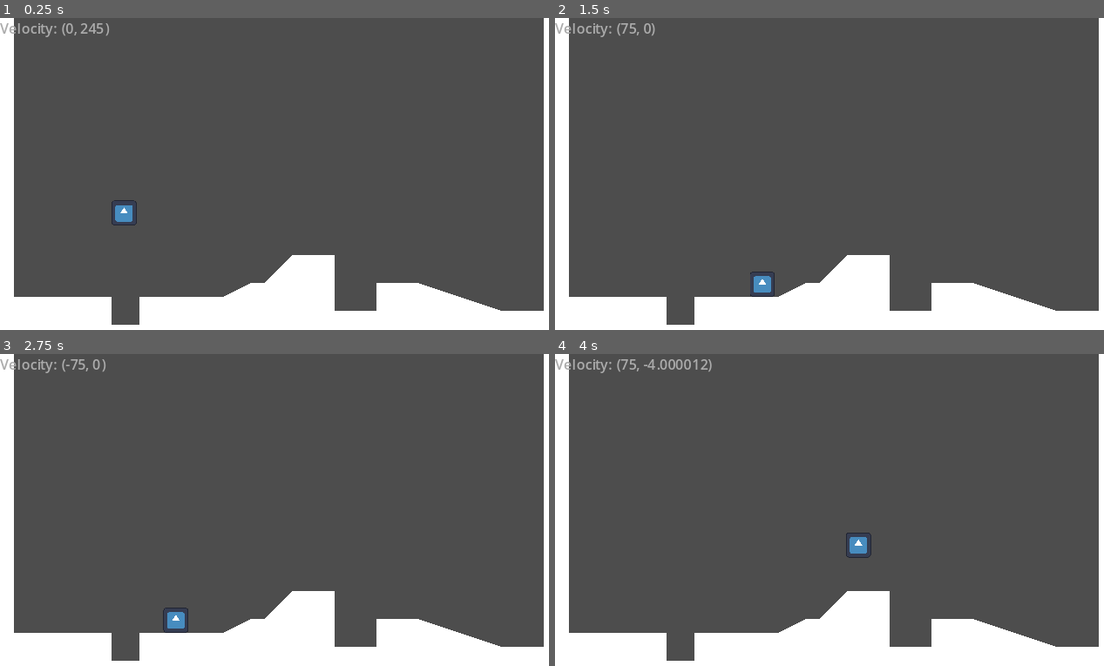
Above: before the commit, frames 1-4 (two rows, left to right).
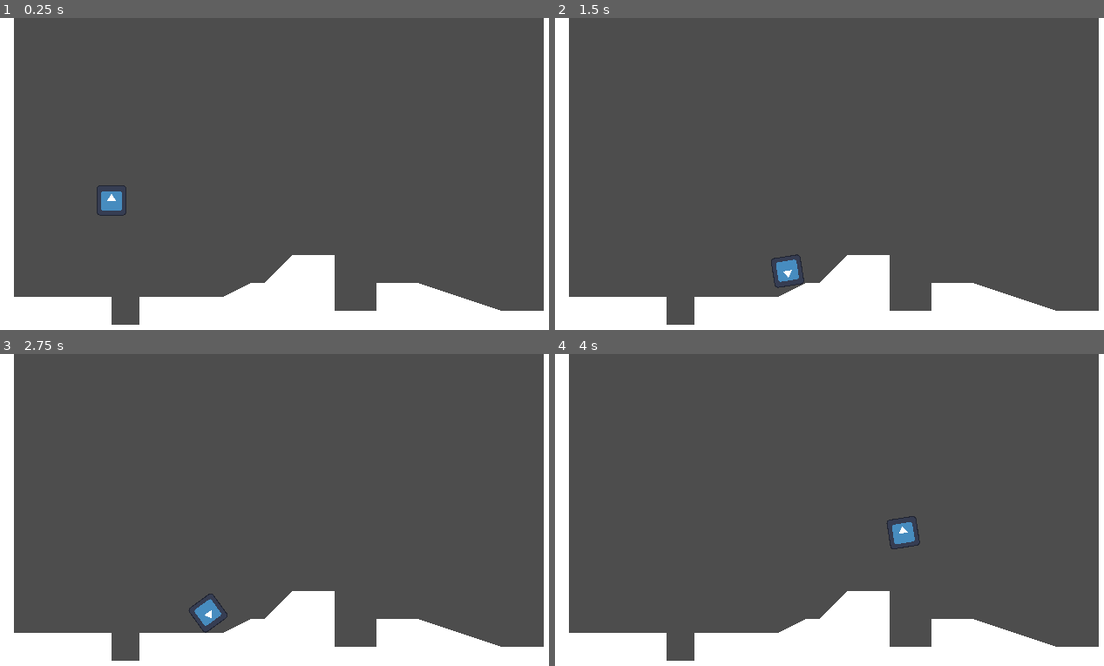
Above: after the commit, the same moments.

Repository: adachille/squaresy
Game: Godot game, scene res://scenes/game/world.tscn
Two runs of this game, one before a commit and one after it. Both use one fixed random seed, a clock stepped at 60 frames per second and the inputs below. The engine's default icon, where the game draws it, is replaced by a stand-in: a white triangle on a blue panel in a dark square.
Inputs:
- Up to frame 1 (0.25 s): no input
- Up to frame 2 (1.5 s): tap Enter (ui_accept) at 0.5, 0.77 s; hold Right (ui_right) from 0.53 s (still down)
- Up to frame 3 (2.75 s): tap Enter (ui_accept) at 1.52 s; release Right (ui_right) at 2.03 s; hold Left (ui_left) from 2.03 s (still down)
- Up to frame 4 (4 s): release Left (ui_left) at 2.78 s; hold Right (ui_right) from 2.78 s (still down); tap Enter (ui_accept) at 3.02, 3.77 s

The runs differ from the first frame. In frame 1, 0.7% of the frame differs, in the area x 0-25%, y 1-67%; in frame 2, 0.7%; in frame 3, 0.8%; in frame 4, 0.9%, in the area x 0-67%, y 1-66%.
Error after the commit: Parse Error: Identifier "velocity" not declared in the current scope. (res://scenes/_debug/info_layer.gd:9)

Commit message:
Add rotational movement

Diff:
--- a/scenes/_debug/info_layer.gd
+++ b/scenes/_debug/info_layer.gd
@@ -1,6 +1,7 @@
 extends CanvasLayer
 
-@onready var velocity = $InfoBox/Velocity
+@onready var player_velocity = $InfoBox/Velocity
+@onready var player_rotation = $InfoBox/Rotation
 @onready var player = $"../Player"
 
 # Called when the node enters the scene tree for the first time.
@@ -11,4 +12,7 @@
 
 # Called every frame. 'delta' is the elapsed time since the previous frame.
 func _process(delta):
-	velocity.text = "Velocity: %s" % str(player.velocity)
+	player_velocity.text = "Velocity: %s" % str(player.velocity)
+
+	var rotation_degrees = round(rad_to_deg(player.rotation))
+	player_rotation.text = "Rotation: %s" % str(rotation_degrees)
--- a/scenes/_debug/info_layer.tscn
+++ b/scenes/_debug/info_layer.tscn
@@ -16,3 +16,7 @@
 [node name="Velocity" type="Label" parent="InfoBox"]
 layout_mode = 2
 label_settings = SubResource("LabelSettings_ryfmq")
+
+[node name="Rotation" type="Label" parent="InfoBox"]
+layout_mode = 2
+label_settings = SubResource("LabelSettings_ryfmq")
--- a/scenes/game/characters/player.tscn
+++ b/scenes/game/characters/player.tscn
@@ -1,10 +1,7 @@
-[gd_scene load_steps=4 format=3 uid="uid://c5v5y5g8xkh8h"]
+[gd_scene load_steps=3 format=3 uid="uid://c5v5y5g8xkh8h"]
 
 [ext_resource type="Script" path="res://scenes/player.gd" id="1_br6sg"]
 [ext_resource type="Texture2D" uid="uid://185v2blpij81" path="res://assets/sprites/icon.svg" id="2_vfijs"]
-
-[sub_resource type="RectangleShape2D" id="RectangleShape2D_0pubr"]
-size = Vector2(16, 16)
 
 [node name="Player" type="CharacterBody2D"]
 position = Vector2(-8, -8)
@@ -13,11 +10,10 @@
 speed = 75.0
 jump_velocity = -200.0
 
-[node name="CollisionShape2D" type="CollisionShape2D" parent="."]
-position = Vector2(8, 8)
-shape = SubResource("RectangleShape2D_0pubr")
+[node name="Sprite2D" type="Sprite2D" parent="."]
+scale = Vector2(0.15, 0.15)
+texture = ExtResource("2_vfijs")
 
-[node name="Sprite2D" type="Sprite2D" parent="."]
-position = Vector2(8, 8)
-scale = Vector2(0.125, 0.125)
-texture = ExtResource("2_vfijs")
+[node name="CollisionPolygon2D" type="CollisionPolygon2D" parent="."]
+rotation = -0.00431393
+polygon = PackedVector2Array(-9.96635, -7.82084, -7.73457, -10.0335, 7.82084, -9.96635, 10.0335, -7.73457, 9.96636, 7.82084, 7.73457, 10.0335, -7.82084, 9.96636, -10.0335, 7.73457)
--- a/scenes/player.gd
+++ b/scenes/player.gd
@@ -1,8 +1,8 @@
 extends CharacterBody2D
 
-
-@export var speed = 150.0
+@export var speed = 50.0
 @export var jump_velocity = -300.0
+@export var rotation_rate = PI
 
 # Get the gravity from the project settings to be synced with RigidBody nodes.
 var gravity = ProjectSettings.get_setting("physics/2d/default_gravity")
@@ -22,6 +22,7 @@
 	var direction = Input.get_axis("ui_left", "ui_right")
 	if direction:
 		velocity.x = direction * speed
+		rotation += rotation_rate * delta * direction
 	else:
 		velocity.x = move_toward(velocity.x, 0, speed)
 
Not shown, changed: .gitignore
